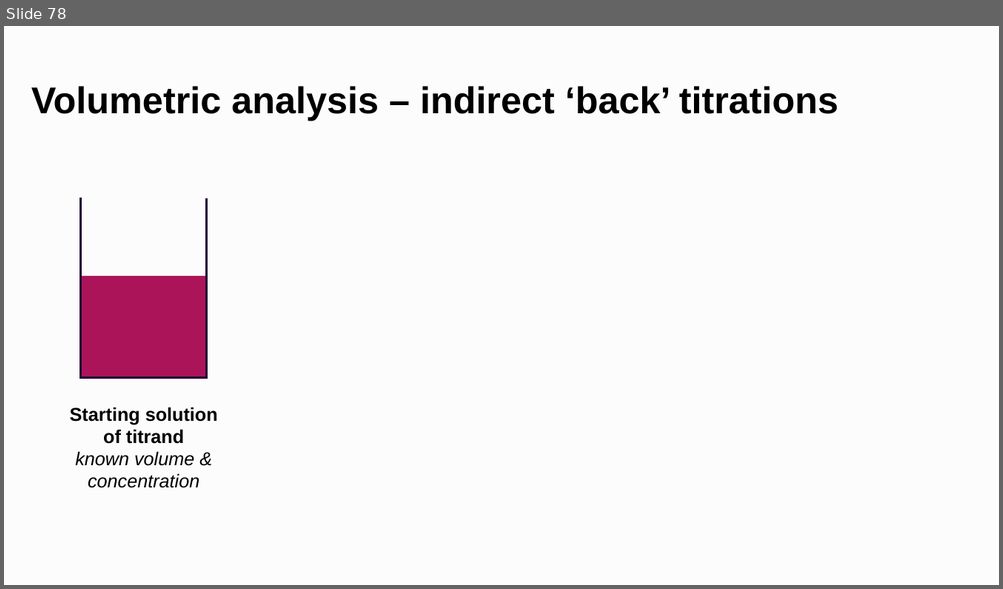
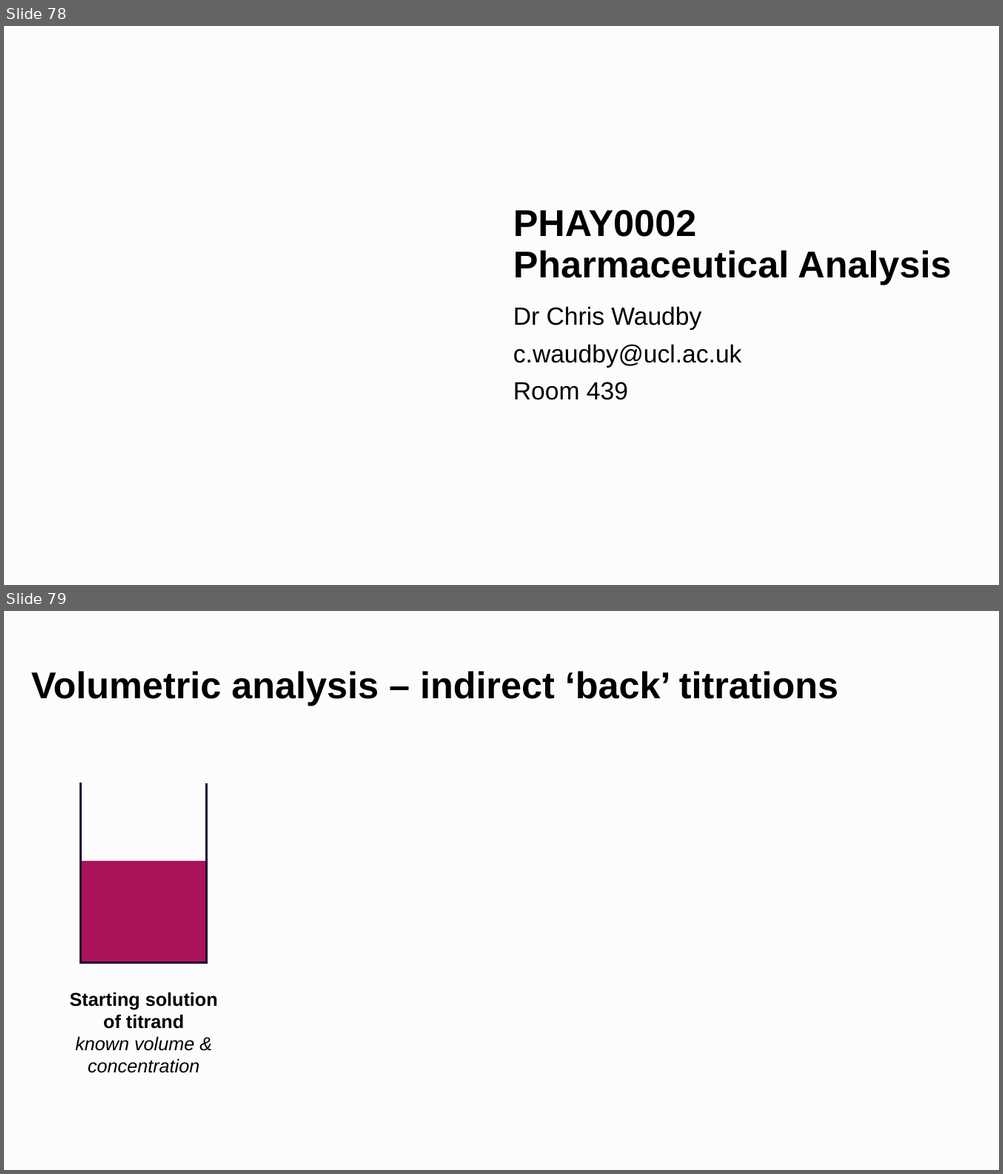
Before and after one commit to waudbylab/waudbylab.github.io, a slide deck: slides2.pptx. Shown one above the other, each under a label of ours: slide 78 before the commit, slides 78 and 79 after it. The pictures are 1003x589 and 1003x1174 pixels, drawn with LibreOffice and Linux fonts; fonts in the diff are those of the drawing; background and template pictures are left out. Boxes give left, top, right and bottom in pixels: in the first picture for what was removed or moved away, otherwise in the second. Text is boxed around its words. In the diff, an @@ line names an element or a change of style, - is before the commit and + after.

```diff
--- a/slides2.pptx
+++ b/slides2.pptx
@@ slide 78 added at [4,26,999,585], background #FCFCFC @@
@@ title added at [513,210,950,284], 36 pt, text #000000, bold @@
+PHAY0002
+Pharmaceutical Analysis
@@ subtitle added at [513,306,742,400], 24 pt, text #000000 @@
+Dr Chris Waudby
+c.waudby@ucl.ac.uk
+Room 439
@@ what was slide 78 is now slide 79 @@
```
Also in this commit, not shown: 5 slides changed, 3 other slides added.
